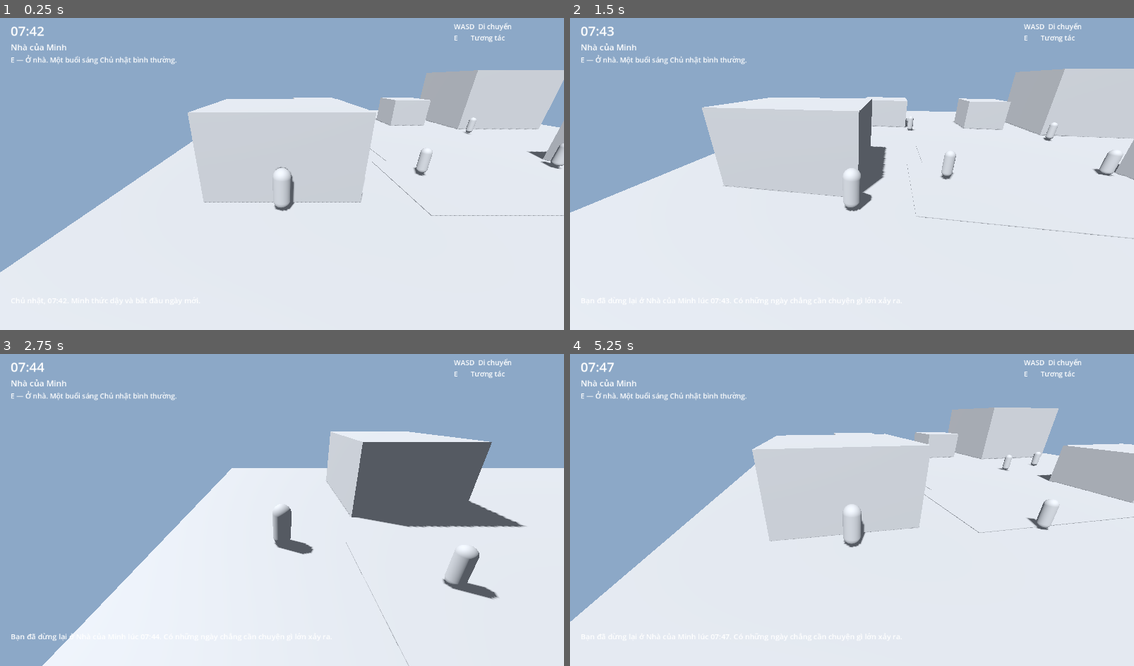
Above: before the commit, frames 1-4 (two rows, left to right).
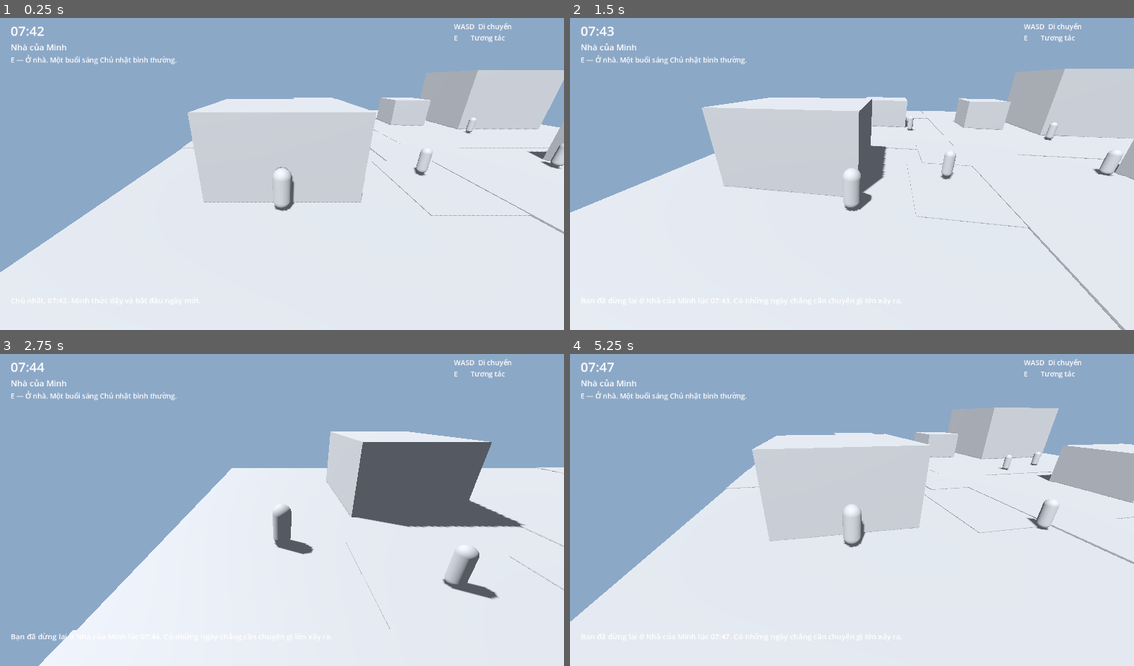
Above: after the commit, the same moments.

Repository: Drak-318/M-t-i-Ng-i-Life-Simulation
Game: Godot game, scene res://scenes/Main.tscn
Two runs of this game, one before a commit and one after it. Both use one fixed random seed, a clock stepped at 60 frames per second and the inputs below.
Inputs:
- Up to frame 1 (0.25 s): no input
- Up to frame 2 (1.5 s): tap Enter at 0.5 s; hold D (move_right) 0.53-1.28 s; hold E (interact) 0.53-1.28 s; hold S (move_back) from 1.28 s (still down); tap E (interact) at 1.35 s
- Up to frame 3 (2.75 s): release S (move_back) at 2.03 s; hold D (move_right) from 2.03 s (still down); hold E (interact) from 2.03 s (still down)
- Up to frame 4 (5.25 s): release D (move_right) at 2.78 s; release E (interact) at 2.78 s; hold W (move_forward) 2.78-3.53 s; tap E (interact) at 2.85, 4.35 s; hold E (interact) 3.53-4.28 s; hold A (move_left) 3.53-5.03 s; hold S (move_back) from 5.03 s (still down); hold E (interact) from 5.03 s (still down)

The runs differ from the first frame. In frame 1, 0.2% of the frame differs, in the area x 32-100%, y 31-70%; in frame 2, 0.4%, in the area x 53-100%, y 29-100%; in frame 3, 0.2%; in frame 4, 0.2%.

Commit message:
fix: place roads above ground surface

Diff:
--- a/scripts/WorldBuilder.gd
+++ b/scripts/WorldBuilder.gd
@@ -29,9 +29,9 @@
     body.add_child(collision)
 
 func _build_roads() -> void:
-    _add_box("Road_Main", Vector3(0, 0.01, 0), Vector3(40, 0.08, 6))
-    _add_box("Road_North", Vector3(0, 0.02, -14), Vector3(40, 0.08, 4))
-    _add_box("Road_Vertical", Vector3(0, 0.025, 0), Vector3(4, 0.09, 40))
+    _add_box("Road_Main", Vector3(0, 0.12, 0), Vector3(40, 0.08, 6))
+    _add_box("Road_North", Vector3(0, 0.13, -14), Vector3(40, 0.08, 4))
+    _add_box("Road_Vertical", Vector3(0, 0.135, 0), Vector3(4, 0.09, 40))
 
 func _build_locations() -> void:
     _add_location("HOME", "Nhà của Minh", Vector3(-12, 2.0, 8), Vector3(7, 4, 6), "Ở nhà. Một buổi sáng Chủ nhật bình thường.", true)
@@ -40,7 +40,7 @@
     _add_location("STORE", "Cửa hàng tiện lợi", Vector3(3, 1.5, -8), Vector3(4, 3, 4), "Cửa hàng tiện lợi mở cả ngày.", true)
     _add_location("RESTAURANT", "Quán ăn", Vector3(9, 1.5, 8), Vector3(6, 3, 5), "Một quán ăn bình dân trong khu phố.", true)
     _add_location("PARK", "Công viên", Vector3(0, 0.08, 9), Vector3(12, 0.12, 6), "Công viên nhỏ. Có người đi bộ và ngồi nghỉ.", false)
-    _add_location("PARKING", "Bãi xe", Vector3(-2, 0.08, 4), Vector3(6, 0.12, 4), "Một bãi xe nhỏ cạnh khu dân cư.", false)
+    _add_location("PARKING", "Bãi xe", Vector3(-2, 0.12, 4), Vector3(6, 0.12, 4), "Một bãi xe nhỏ cạnh khu dân cư.", false)
 
 func _add_location(location_id: String, display_name: String, pos: Vector3, size: Vector3, interaction_text: String, blocking: bool) -> void:
     if blocking:
